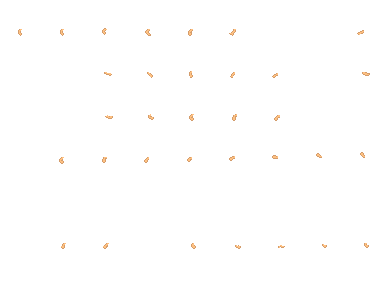
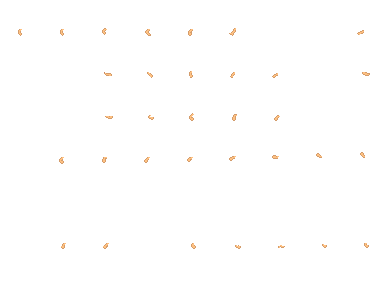
Layered file, before and after one edit (387px x 301px). Changes by layer:
painted on "Pasted Layer #2" over box(104, 28, 280, 158)
